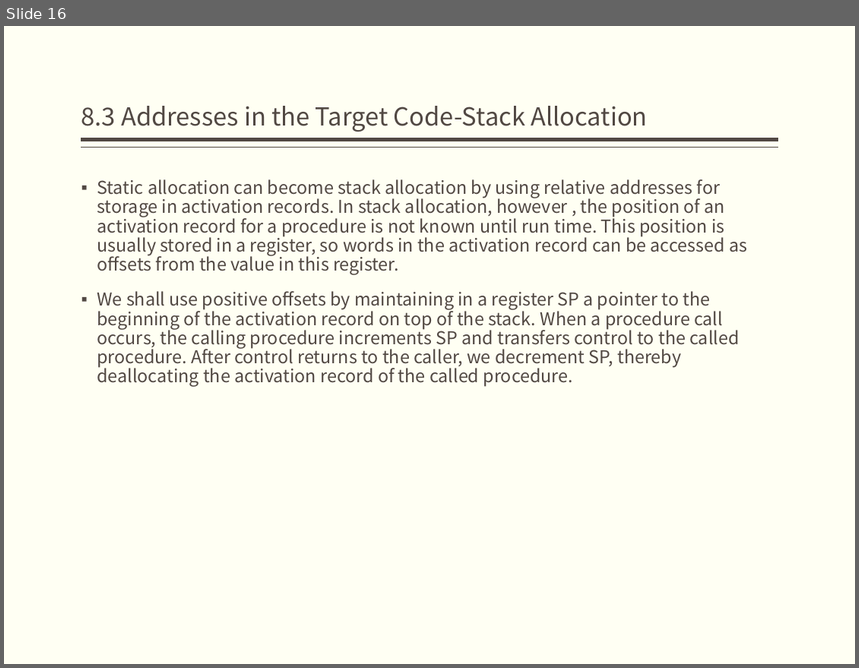
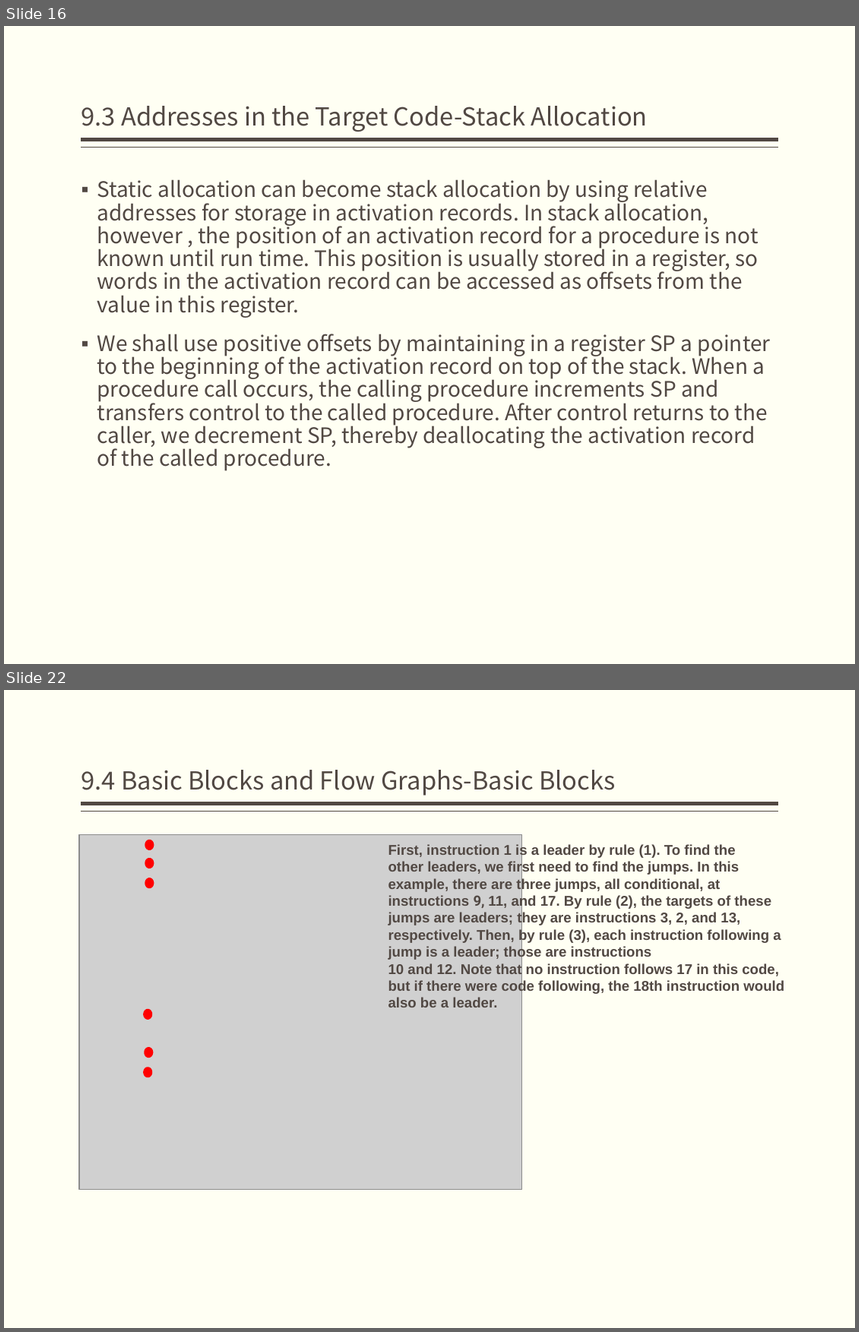
Before and after one commit to jz81/jz81.github.io, a slide deck: course/compiler/lecture/(Spring2020)Lecture9.pptx. Shown one above the other, each under a label of ours: slide 16 before the commit, slides 16 and 22 after it; the slides between them are not shown. The pictures are 859x668 and 859x1332 pixels, drawn with LibreOffice and Linux fonts; fonts in the diff are those of the drawing; grey boxes stand for pictures. Boxes give left, top, right and bottom in pixels: in the first picture for what was removed or moved away, otherwise in the second. Text is boxed around its words. In the diff, an @@ line names an element or a change of style, - is before the commit and + after.

```diff
--- a/course/compiler/lecture/(Spring2020)Lecture9.pptx
+++ b/course/compiler/lecture/(Spring2020)Lecture9.pptx
@@ slide 22 added at (4,690,855,1328), background #FFFFF3; not listed: 2 template elements that a slide beside it also shows @@
@@ title added at (82,770,616,796), 21 pt, text #514843 @@
+9.4 Basic Blocks and Flow Graphs-Basic Blocks
@@ picture added at (79,834,522,1189) @@
@@ ellipse added at (147,841,152,847), fill #FF0000, outline #FF0000 3.78 pt @@
@@ text added at (389,844,785,1008), 12 pt, text #514843, bold @@
+First, instruction 1 is a leader by rule (1). To find the
+other leaders, we first need to find the jumps. In this example, there are three jumps, all conditional, at instructions 9, 11, and 17. By rule (2), the targets of these jumps are leaders; they are instructions 3, 2, and 13, respectively. Then, by rule (3), each instruction following a jump is a leader; those are instructions
+10 and 12. Note that no instruction follows 17 in this code, but if there were code following, the 18th instruction would also be a leader.
@@ ellipse added at (147,860,152,866), fill #FF0000, outline #FF0000 3.78 pt @@
@@ ellipse added at (147,880,152,886), fill #FF0000, outline #FF0000 3.78 pt @@
@@ ellipse added at (145,1011,151,1017), fill #FF0000, outline #FF0000 3.78 pt @@
@@ ellipse added at (146,1049,151,1055), fill #FF0000, outline #FF0000 3.78 pt @@
@@ ellipse added at (145,1070,151,1075), fill #FF0000, outline #FF0000 3.78 pt @@
@@ slide 16 changed as well @@
@@ title at (82,106,648,132): text changed @@
-8.3 Addresses in the Target Code-Stack Allocation
+9.3 Addresses in the Target Code-Stack Allocation
@@ text "Static allocation can become stack ..." at (97,180,771,471): size 15 to 18 pt @@
```
Also in this commit, not shown: 8 other slides changed, 10 other slides added.
